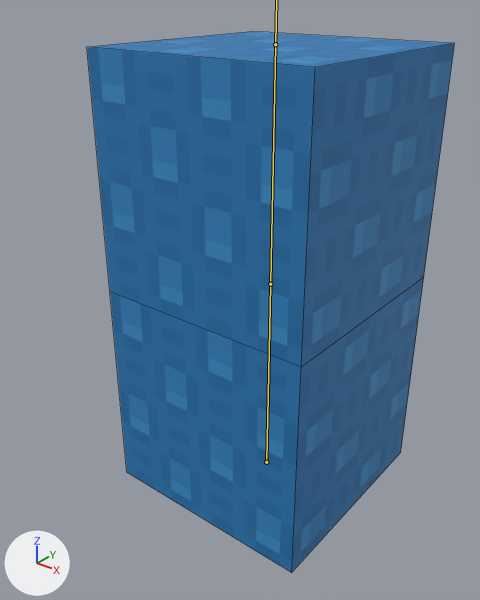
The FBX model dev/box/armaturebox.fbx, before and after one commit.
Camera for both pictures: a 50 mm lens placed at (1.58, -2.2, 2.23), pointed at (-0.16, -0.02, 0.88). The axes (+X, +Y, +Z) are drawn at lower left. The lights are the same throughout. The bones that bend it are drawn over the model as lines. Mesh edges are drawn as thin lines.
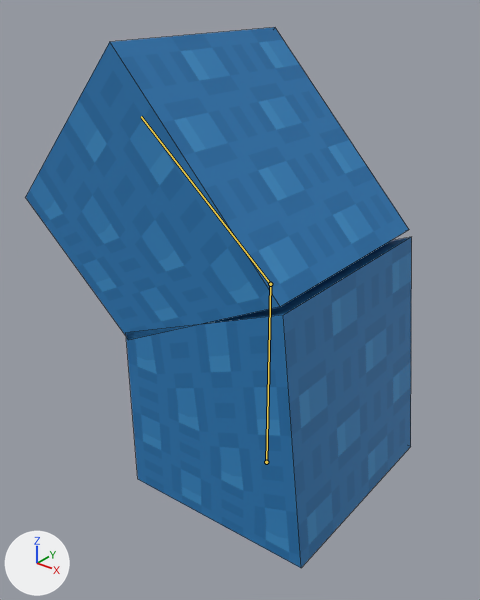
The newer file adds an action. The first version stands in its rest pose; the second is drawn at frame 26 of the action 'Armature|ArmatureAction'.

Boxes (x1, y1, x2, y2) around the edits, measured in the pictures (480 x 600 px):
'Cube.001', posed (7% shorter): before (87, 31, 454, 367); after (26, 27, 409, 340)
'Cube', posed: before (110, 277, 424, 573); after (126, 237, 412, 568)
bone 'Bone.001', root to tip: before (270, 284) to (275, 44); after (270, 284) to (141, 116)

What the commit changed:
Bone 'Bone.001' (bone_bone_001) turns from (0, 0, 0) to (0, 0, 50) degrees about its own x, y and z.
